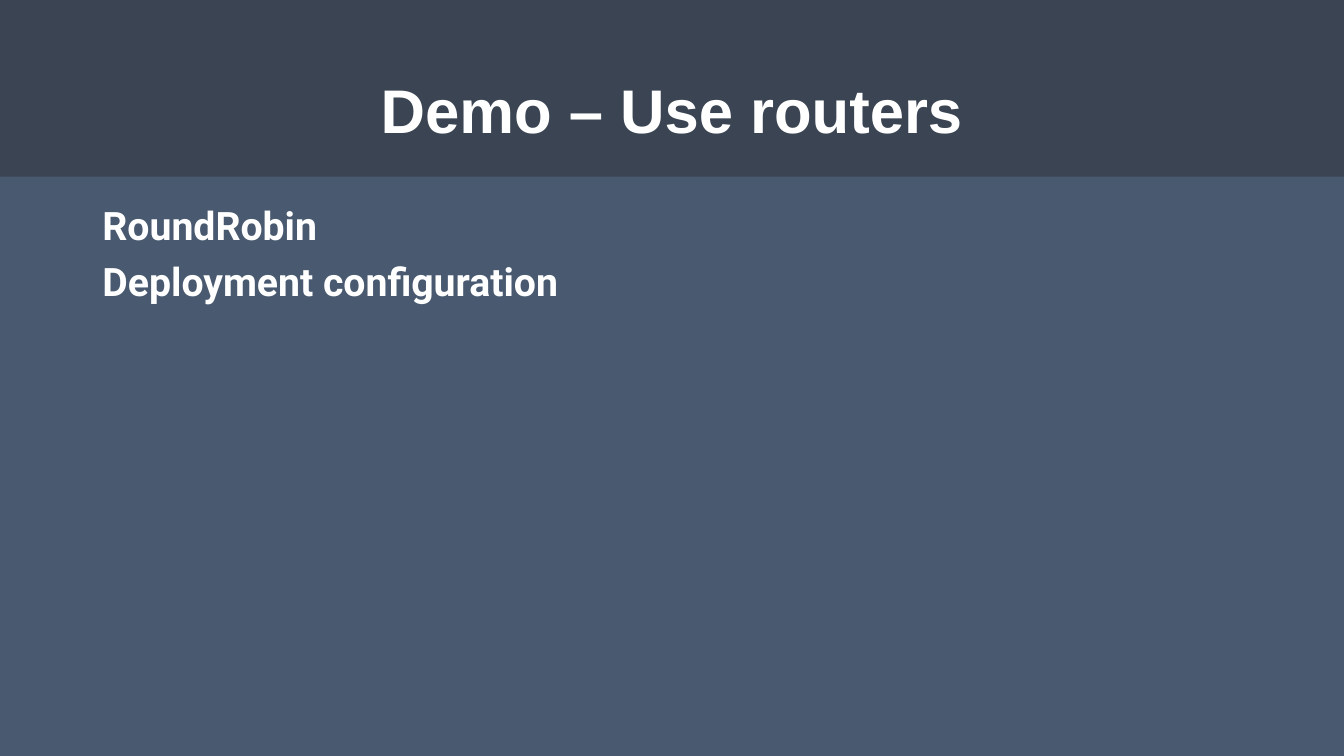
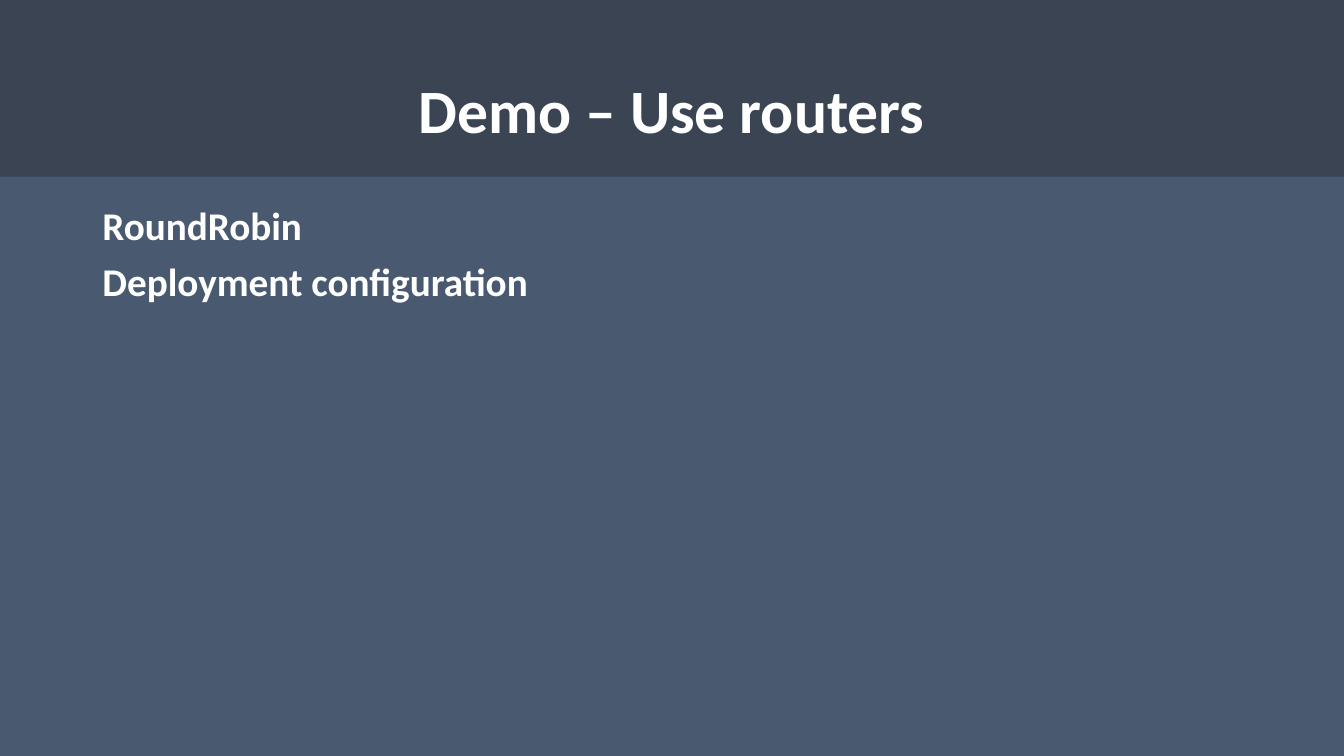
Before and after one commit to rogeralsing/Presentations, a slide deck: slide 36 of Swetugg/akka.pptx. Drawn at 1344x756 pixels with LibreOffice and Linux fonts; fonts in the diff are those of the drawing. Boxes give left, top, right and bottom in pixels: in the first picture for what was removed or moved away, otherwise in the second. Text is boxed around its words. In the diff, an @@ line names an element or a change of style, - is before the commit and + after.

Commit message:
fonts

```diff
--- a/Swetugg/akka.pptx
+++ b/Swetugg/akka.pptx
@@ title "Demo – Use routers" at bbox=[419, 93, 924, 134]: font Arial to Calibri @@
@@ text "RoundRobin" at bbox=[102, 212, 527, 303]: font Roboto to Calibri @@
```
Also in this commit, not shown: 52 other slides changed.
